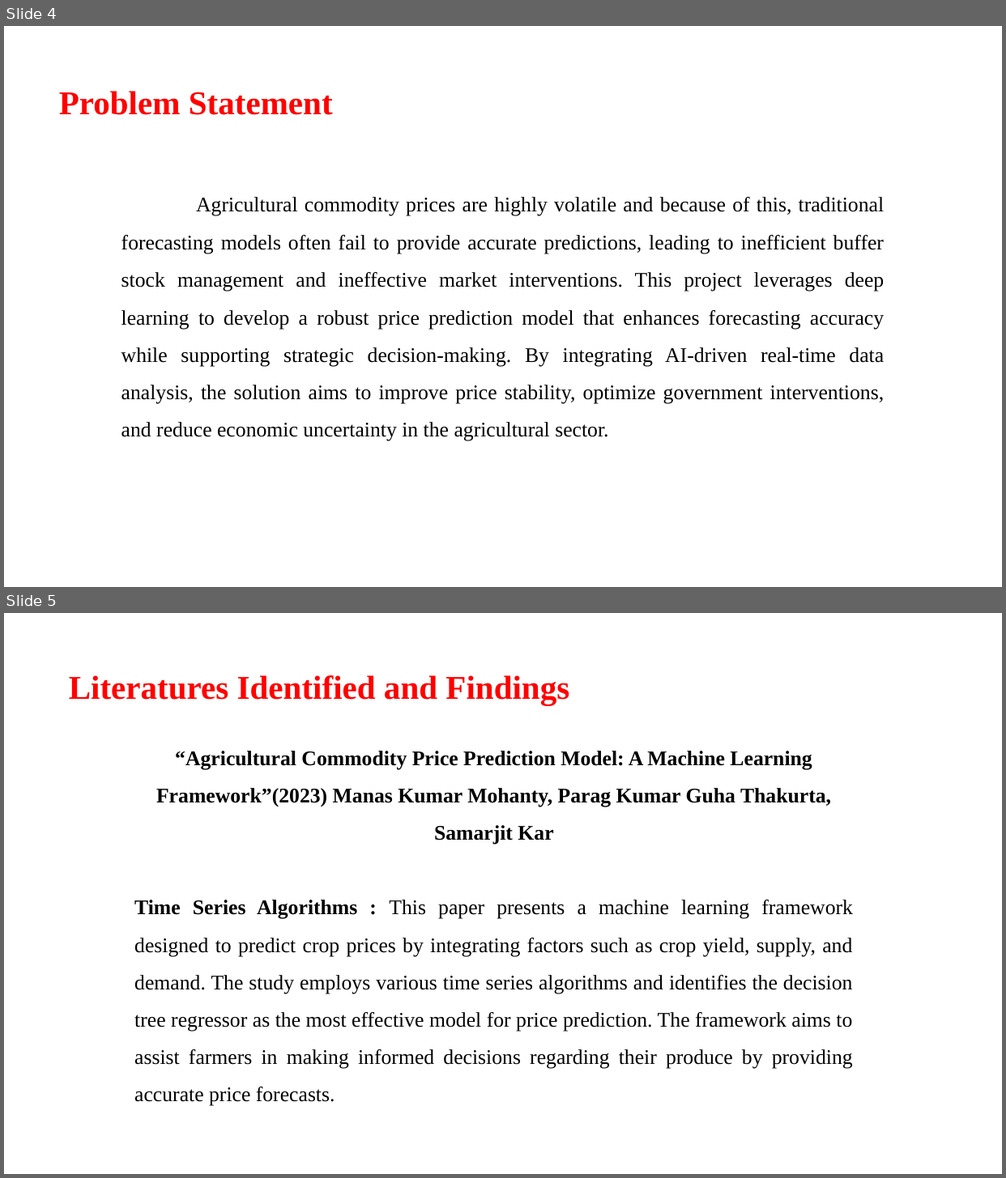
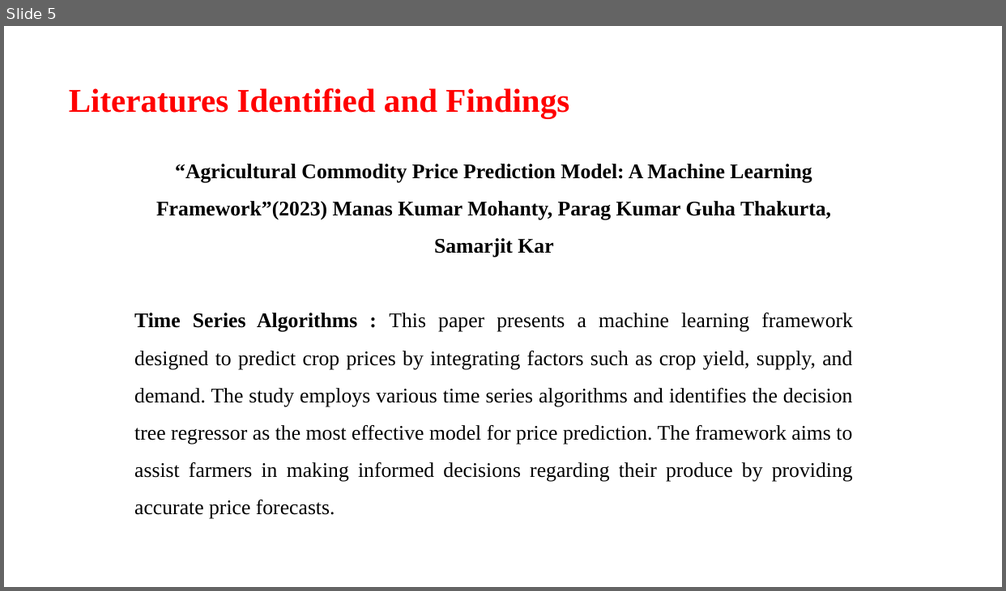
Before and after one commit to Aashif786/Coding_Assistant, a slide deck: ppts/0th Review.pptx. Shown one above the other, each under a label of ours: slides 4 and 5 before the commit, slide 5 after it. The pictures are 1006x1178 and 1006x591 pixels, drawn with LibreOffice and Linux fonts; fonts in the diff are those of the drawing; background and template pictures are left out. Boxes give left, top, right and bottom in pixels: in the first picture for what was removed or moved away, otherwise in the second. Text is boxed around its words. In the diff, an @@ line names an element or a change of style, - is before the commit and + after.

```diff
--- a/ppts/0th Review.pptx
+++ b/ppts/0th Review.pptx
@@ slide 4 removed at (x1=4, y1=26, x2=1002, y2=587), background picture (left out) @@
@@ text removed at (x1=59, y1=91, x2=333, y2=115) @@
-Problem Statement
@@ text removed at (x1=121, y1=197, x2=884, y2=442) @@
-Agricultural commodity prices are highly volatile and because of this, traditional forecasting models often fail to provide accurate predictions, leading to inefficient buffer stock management and ineffective market interventions. This project leverages deep learning to develop a robust price prediction model that enhances forecasting accuracy while supporting strategic decision-making. By integrating AI-driven real-time data analysis, the solution aims to improve price stability, optimize government interventions, and reduce economic uncertainty in the agricultural sector.
```
Also in this commit, not shown: 4 slides changed, 2 slides added, 11 other slides removed.
